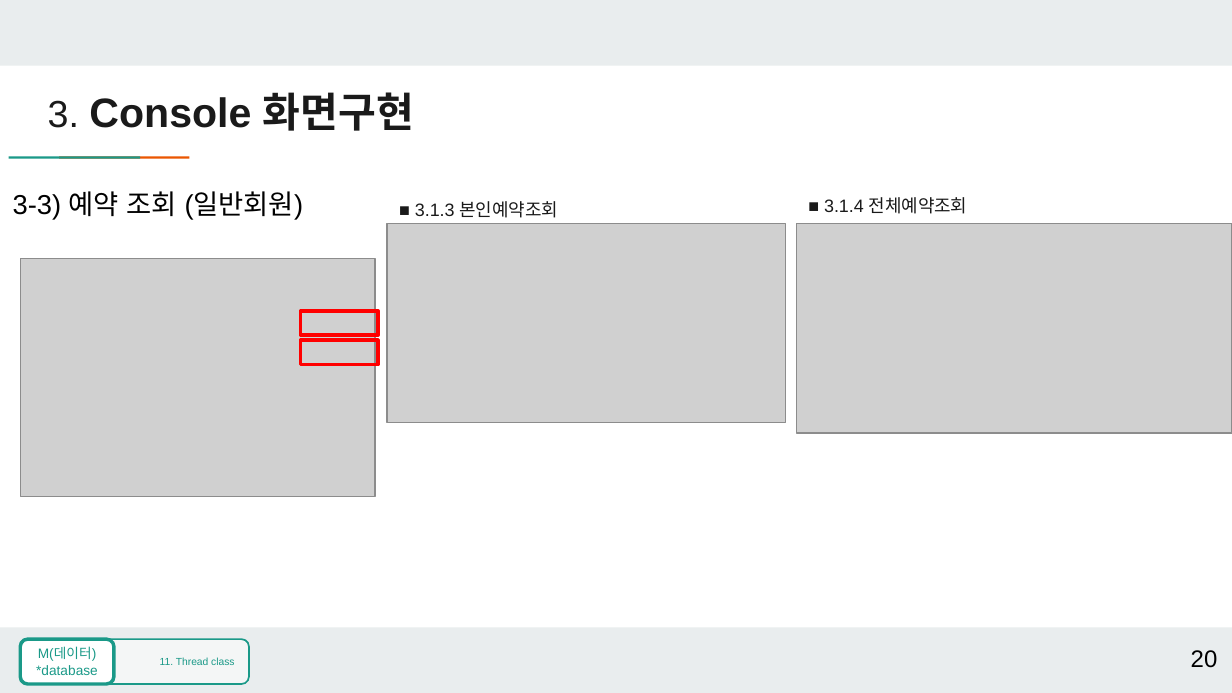
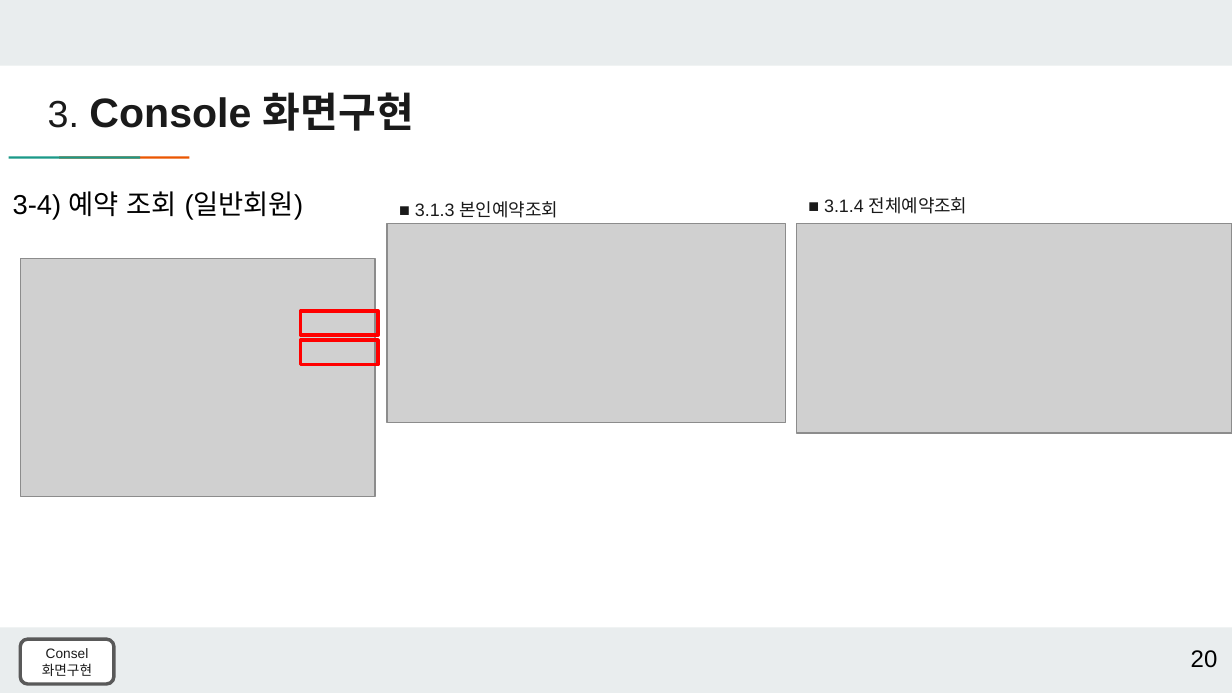
Before and after one commit to yongbeomj/Java-Console-Project, a slide deck: slide 20 of TeamProject/src/ppt/3조_호텔예약프로그램(장용범,김태호,신우현).pptx. Drawn at 1232x693 pixels with LibreOffice and Linux fonts; fonts in the diff are those of the drawing; grey boxes stand for pictures; background and template pictures are left out. Boxes give left, top, right and bottom in pixels: in the first picture for what was removed or moved away, otherwise in the second. Text is boxed around its words. In the diff, an @@ line names an element or a change of style, - is before the commit and + after.

```diff
--- a/TeamProject/src/ppt/3조_호텔예약프로그램(장용범,김태호,신우현).pptx
+++ b/TeamProject/src/ppt/3조_호텔예약프로그램(장용범,김태호,신우현).pptx
@@ text at (13, 191, 304, 220): text changed @@
-3-3) 예약 조회 (일반회원)
+3-4) 예약 조회 (일반회원)
@@ rounded rectangle "Consel 화면구현" at (20, 639, 113, 684): outline #1A9988 2 pt to #595959 2 pt @@
@@ rounded rectangle removed at (20, 639, 249, 684) @@
-11. Thread class
@@ text in rounded rectangle at (42, 648, 92, 676): text changed; text colour #1A9988 to #1A1A1A @@
-M(데이터)
-*database
+Consel
+화면구현
```
Also in this commit, not shown: 7 other slides changed, 1 other file.
